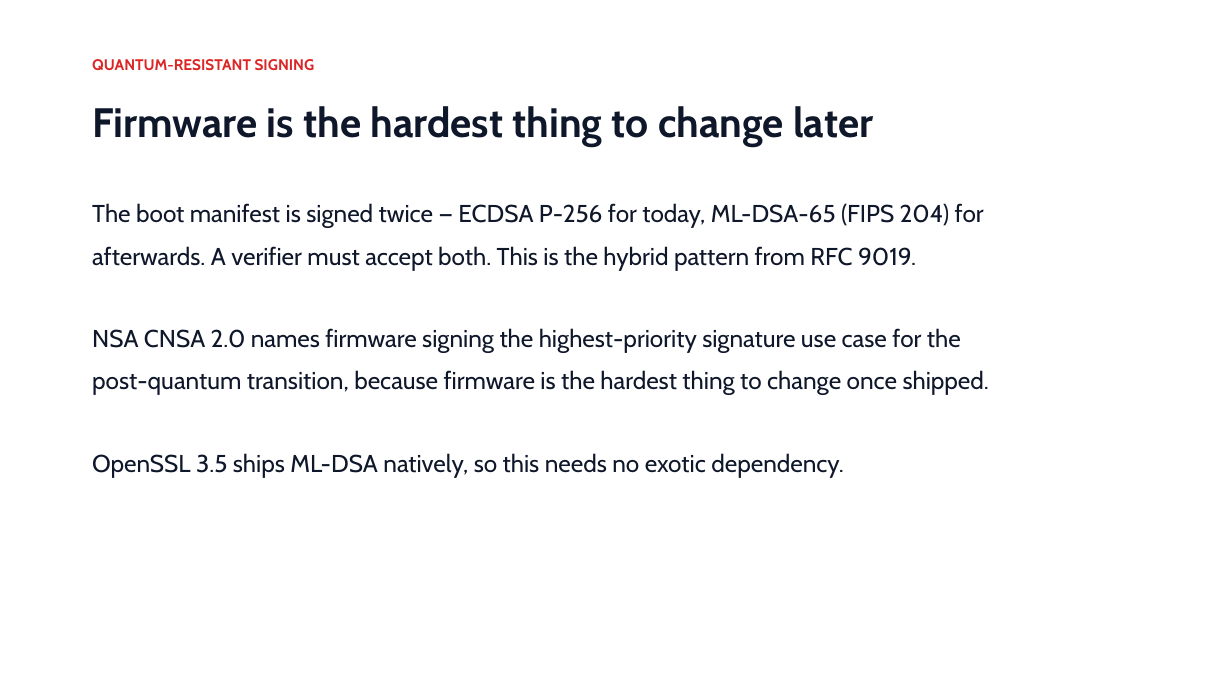
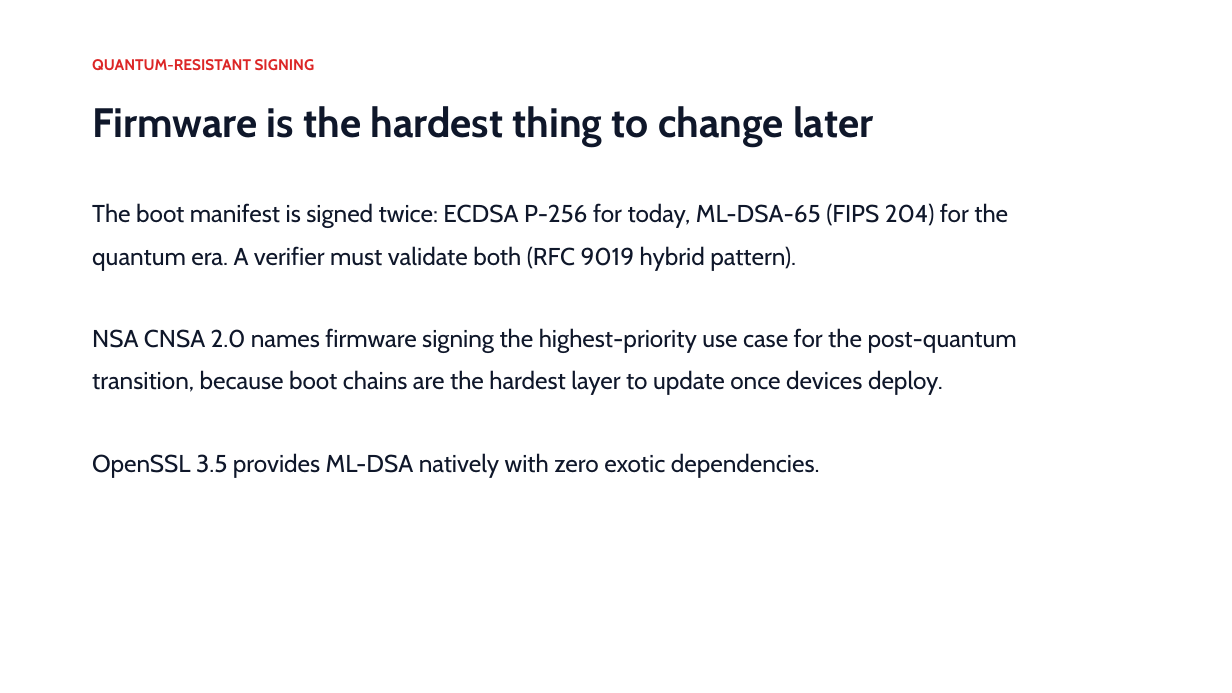
Before and after one commit to basithladdu/prahari, a slide deck: slide 6 of docs/PRAHARI.pptx. Drawn at 1232x693 pixels with LibreOffice and Linux fonts; fonts in the diff are those of the drawing. Boxes give left, top, right and bottom in pixels: in the first picture for what was removed or moved away, otherwise in the second. Text is boxed around its words. In the diff, an @@ line names an element or a change of style, - is before the commit and + after.

```diff
--- a/docs/PRAHARI.pptx
+++ b/docs/PRAHARI.pptx
@@ text at [92, 203, 1017, 478]: text changed @@
-The boot manifest is signed twice — ECDSA P-256 for today, ML-DSA-65 (FIPS 204) for
-afterwards. A verifier must accept both. This is the hybrid pattern from RFC 9019.
-NSA CNSA 2.0 names firmware signing the highest-priority signature use case for the
-post-quantum transition, because firmware is the hardest thing to change once shipped.
-OpenSSL 3.5 ships ML-DSA natively, so this needs no exotic dependency.
+The boot manifest is signed twice: ECDSA P-256 for today, ML-DSA-65 (FIPS 204) for the
+quantum era. A verifier must validate both (RFC 9019 hybrid pattern).
+NSA CNSA 2.0 names firmware signing the highest-priority use case for the post-quantum
+transition, because boot chains are the hardest layer to update once devices deploy.
+OpenSSL 3.5 provides ML-DSA natively with zero exotic dependencies.
```
Also in this commit, not shown: 6 other slides changed.
